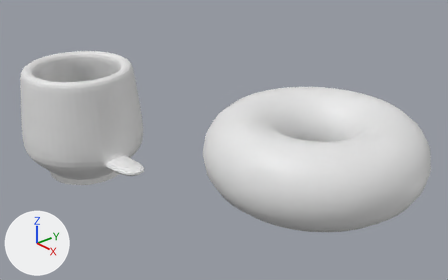
A saved change to the Blender file donut-2026/donut-tut2026-3.blend.
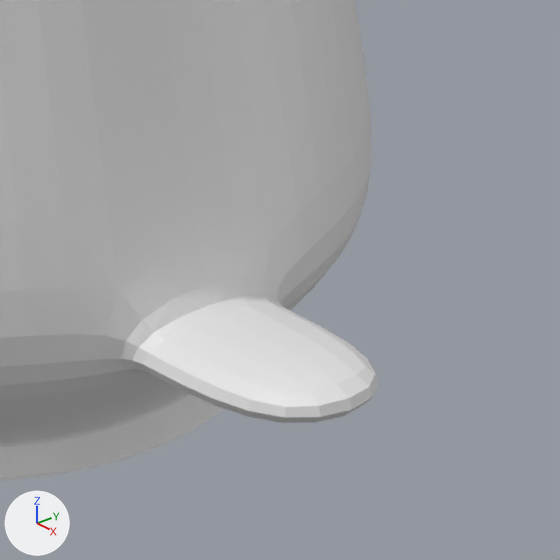
There are two pictures of each version: one whole from a 50 mm camera at (0.522, -0.604, 0.546) aimed at (-0.263, 0.077, 0.057), one close up on the part from 19% to 39% of the width and 39% to 71% of the height. The axes (+X, +Y, +Z) are drawn at lower left. The lights are the same throughout. The older version's two pictures come first.

Names of what the first close-up shows: 'Cup'.
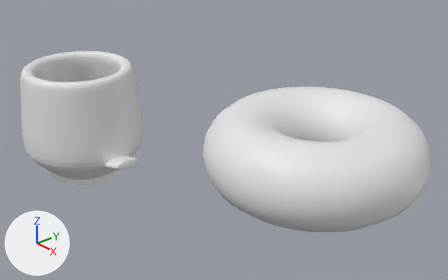
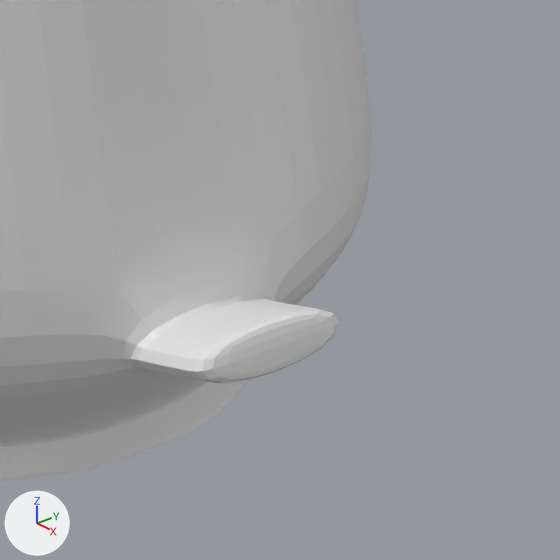
Commit message: adjusting handle of cup

What differs and where, as boxes [x1, y1, x2, y2] in the close-ups (560 x 560 px):
'Cup', reshaped: before [0, 0, 379, 480]; after [0, 0, 372, 480]
part 1 of me_cylinder, reshaped: before [159, 311, 379, 423]; after [143, 300, 339, 383]

Patch to the scene script:
```diff
--- a/donut-2026/donut-tut2026-3.blend.py
+++ b/donut-2026/donut-tut2026-3.blend.py
@@ me_cylinder @@
 # used by ob_cup; location = (-0.6635, 0.0026, -0.002)
 # verts and faces of me_cylinder; kept vertices keep their numbers, new ones are numbered from 232
 # before: 224 (0.238, 0.032, -0.045), 225 (0.227, 0.029, -0.069), 226 (0.227, -0.029, -0.069), 227 (0.238, -0.032, -0.045)
-me_cylinder.from_pydata(...)  # 232 vertices, 220 faces; spans x -0.14..0.238, y -0.144..0.144, z -0.139..0.12
+me_cylinder.from_pydata(...)  # 237 vertices, 224 faces; spans x -0.14..0.23, y -0.144..0.144, z -0.139..0.12
+# me_cylinder part 1
+delete_faces([(224, 227, 226, 225)])
+verts[224] = (0.179, 0.029, -0.04)  # moved
+verts[227] = (0.179, -0.035, -0.04)  # moved
+verts[225] = (0.184, 0.025, -0.06)  # moved
+verts[226] = (0.184, -0.033, -0.06)  # moved
+verts[233] = (0.184, 0.03, -0.039)
+verts[234] = (0.189, 0.026, -0.058)
+verts[235] = (0.189, -0.032, -0.058)
+verts[236] = (0.184, -0.034, -0.039)
+faces += [(226, 235, 236, 227), (233, 236, 235, 234), (224, 233, 234, 225), (224, 227, 236, 233), (225, 234, 235, 226)]
+# other edits to the shape of me_cylinder do not show in these pictures
```
